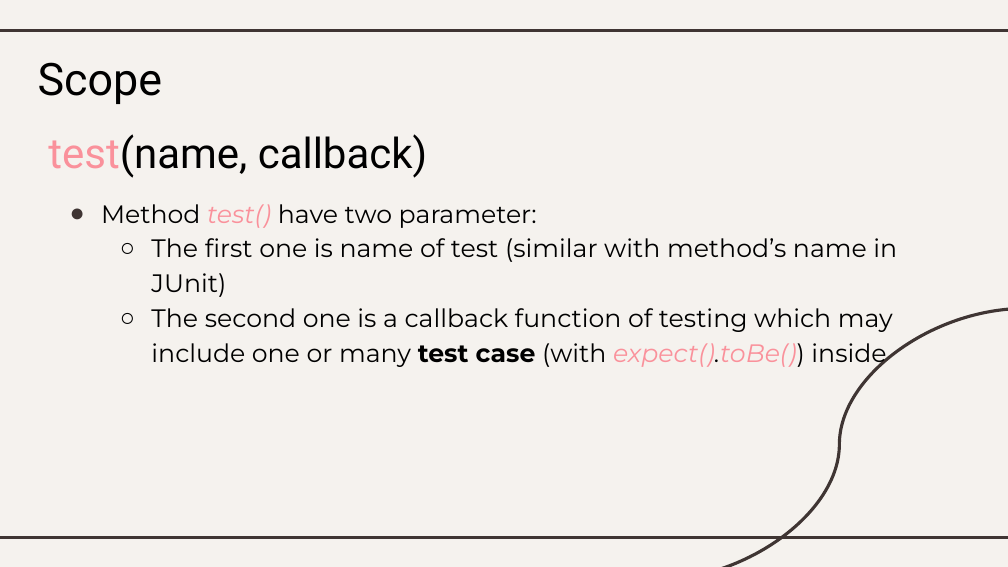
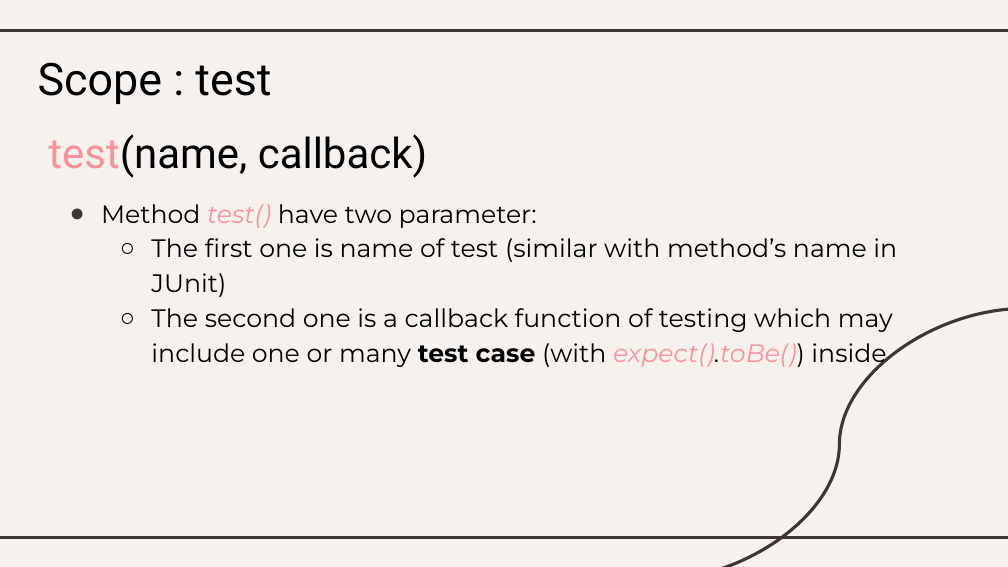
Before and after one commit to xWyvernPx/SWT, a slide deck: slide 7 of SWT.pptx. Drawn at 1008x567 pixels with LibreOffice and Linux fonts; fonts in the diff are those of the drawing. Boxes give left, top, right and bottom in pixels: in the first picture for what was removed or moved away, otherwise in the second. Text is boxed around its words. In the diff, an @@ line names an element or a change of style, - is before the commit and + after.

```diff
--- a/SWT.pptx
+++ b/SWT.pptx
@@ text at [38, 62, 271, 104]: text changed @@
-Scope
+Scope : test
```
Also in this commit, not shown: 2 other slides changed, 6 other files.
